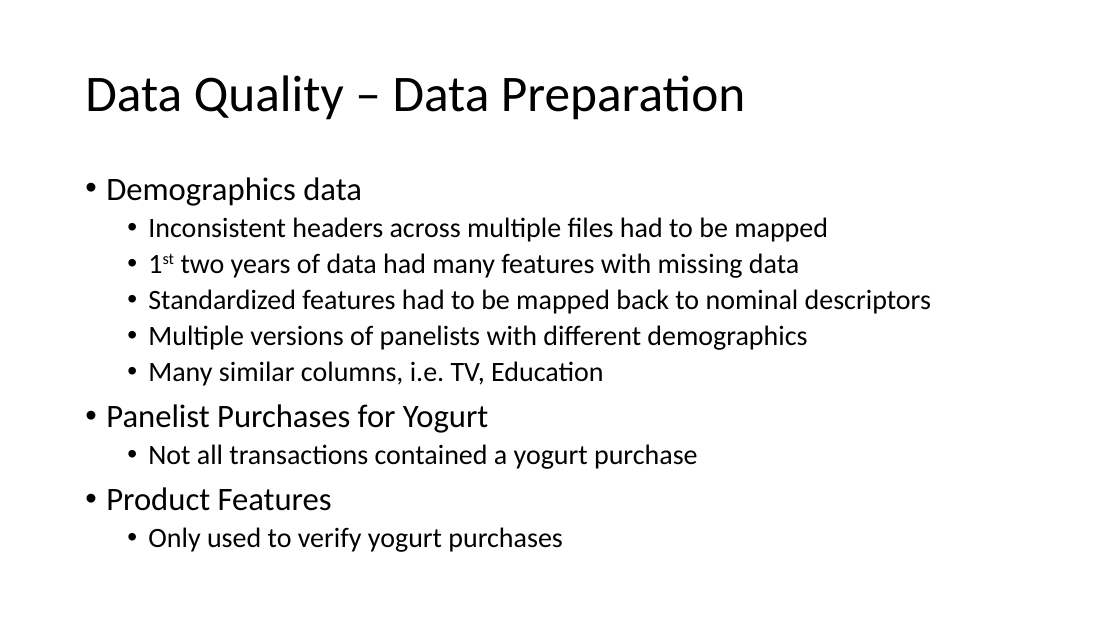
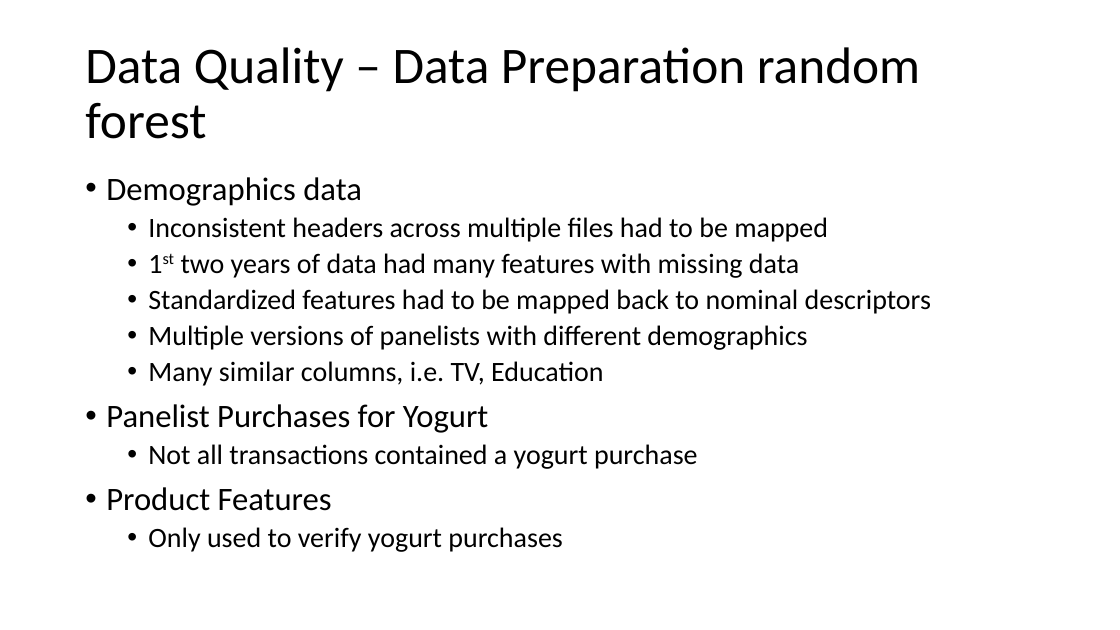
Before and after one commit to mGalarnyk/Machine_Learning_Froyo, a slide deck: slide 12 of Current_Powerpoint/Froyo_v2.pptx (slide 11 before the commit). Drawn at 1120x630 pixels with LibreOffice and Linux fonts; fonts in the diff are those of the drawing. Boxes give left, top, right and bottom in pixels: in the first picture for what was removed or moved away, otherwise in the second. Text is boxed around its words. In the diff, an @@ line names an element or a change of style, - is before the commit and + after.

```diff
--- a/Current_Powerpoint/Froyo_v2.pptx
+++ b/Current_Powerpoint/Froyo_v2.pptx
@@ title at (x1=85, y1=47, x2=920, y2=139): text changed @@
-Data Quality – Data Preparation
+Data Quality – Data Preparation random forest
```
Also in this commit, not shown: 1 other slide changed, 1 slide added, 1 other file.
